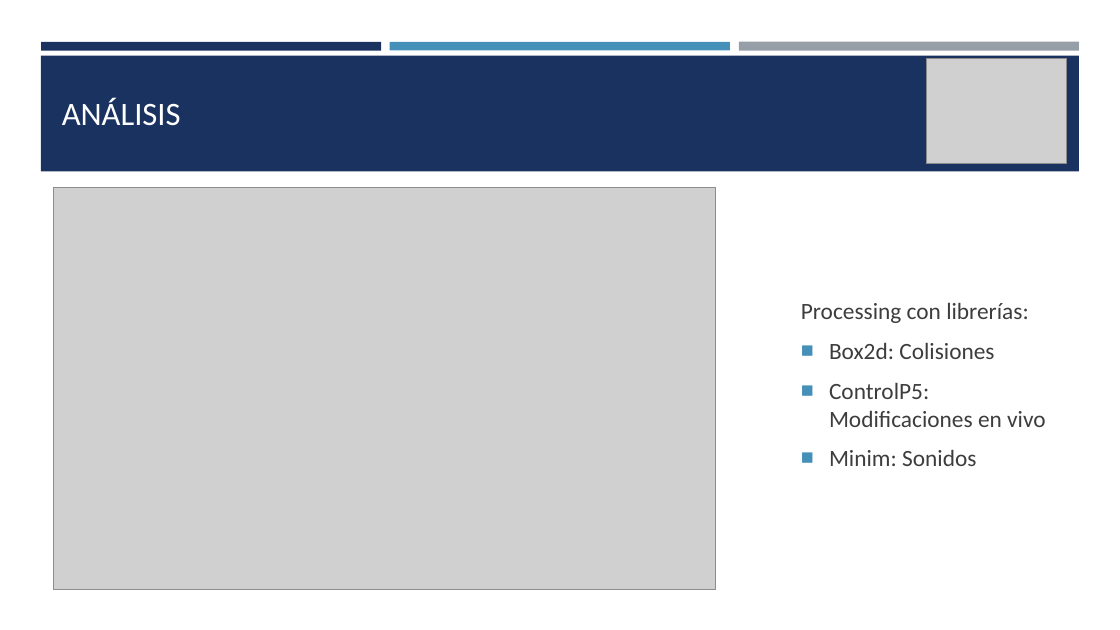
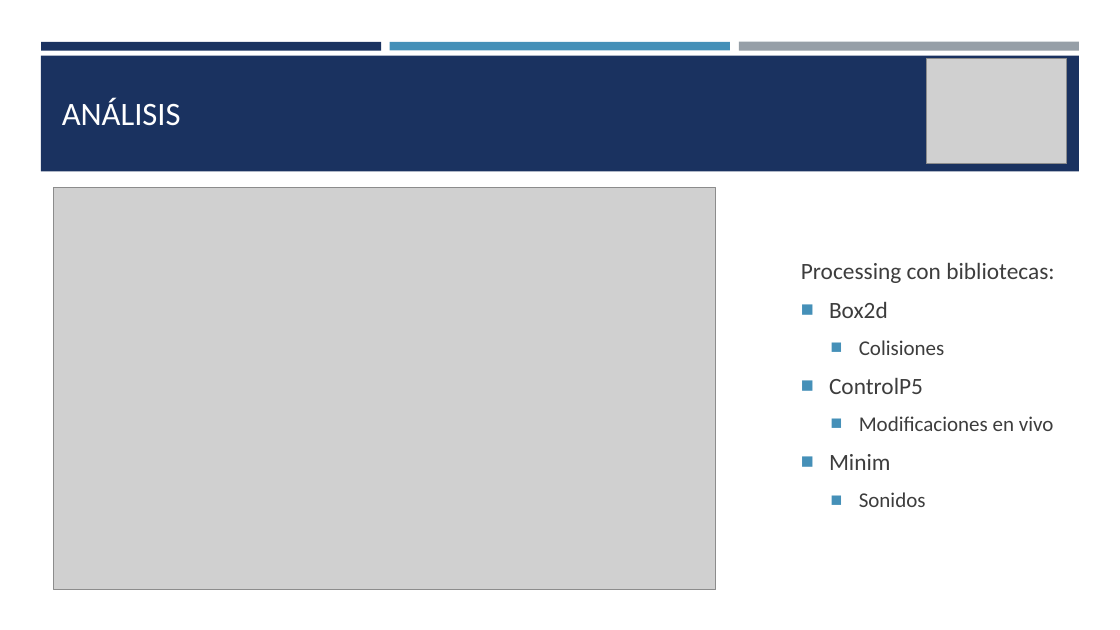
Before and after one commit to rubengv1999/ObvioMicrobio, a slide deck: slide 4 of Obvio Microbio.pptx. Drawn at 1120x630 pixels with LibreOffice and Linux fonts; fonts in the diff are those of the drawing; grey boxes stand for pictures. Boxes give left, top, right and bottom in pixels: in the first picture for what was removed or moved away, otherwise in the second. Text is boxed around its words. In the diff, an @@ line names an element or a change of style, - is before the commit and + after.

```diff
--- a/Obvio Microbio.pptx
+++ b/Obvio Microbio.pptx
@@ text at (801,263,1054,507): text changed @@
-Processing con librerías:
-■ Box2d: Colisiones
-■ ControlP5: Modificaciones en vivo
-■ Minim: Sonidos
+Processing con bibliotecas:
+■ Box2d
+  ■ Colisiones
+■ ControlP5
+  ■ Modificaciones en vivo
+■ Minim
+  ■ Sonidos
```
